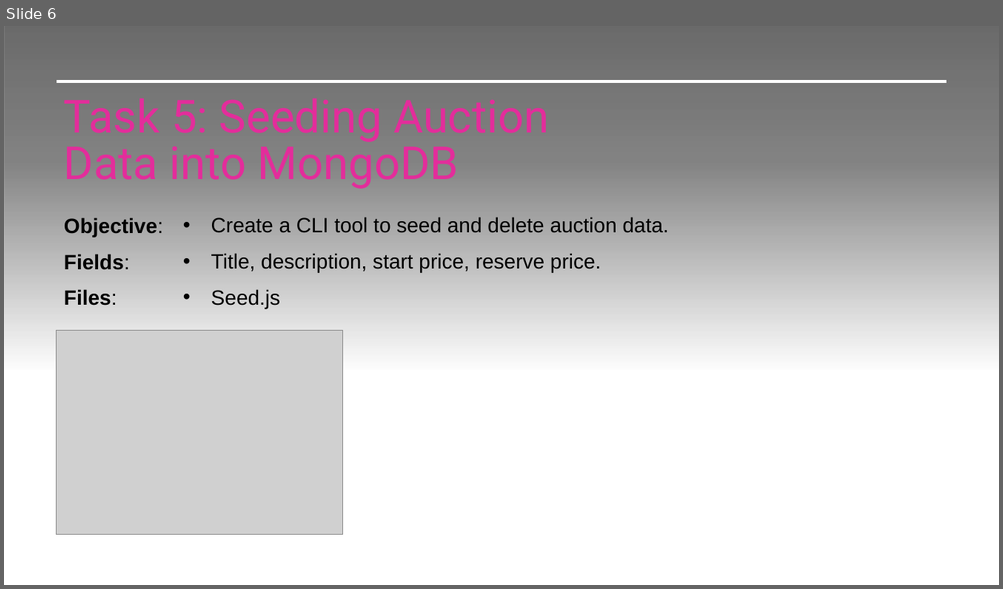
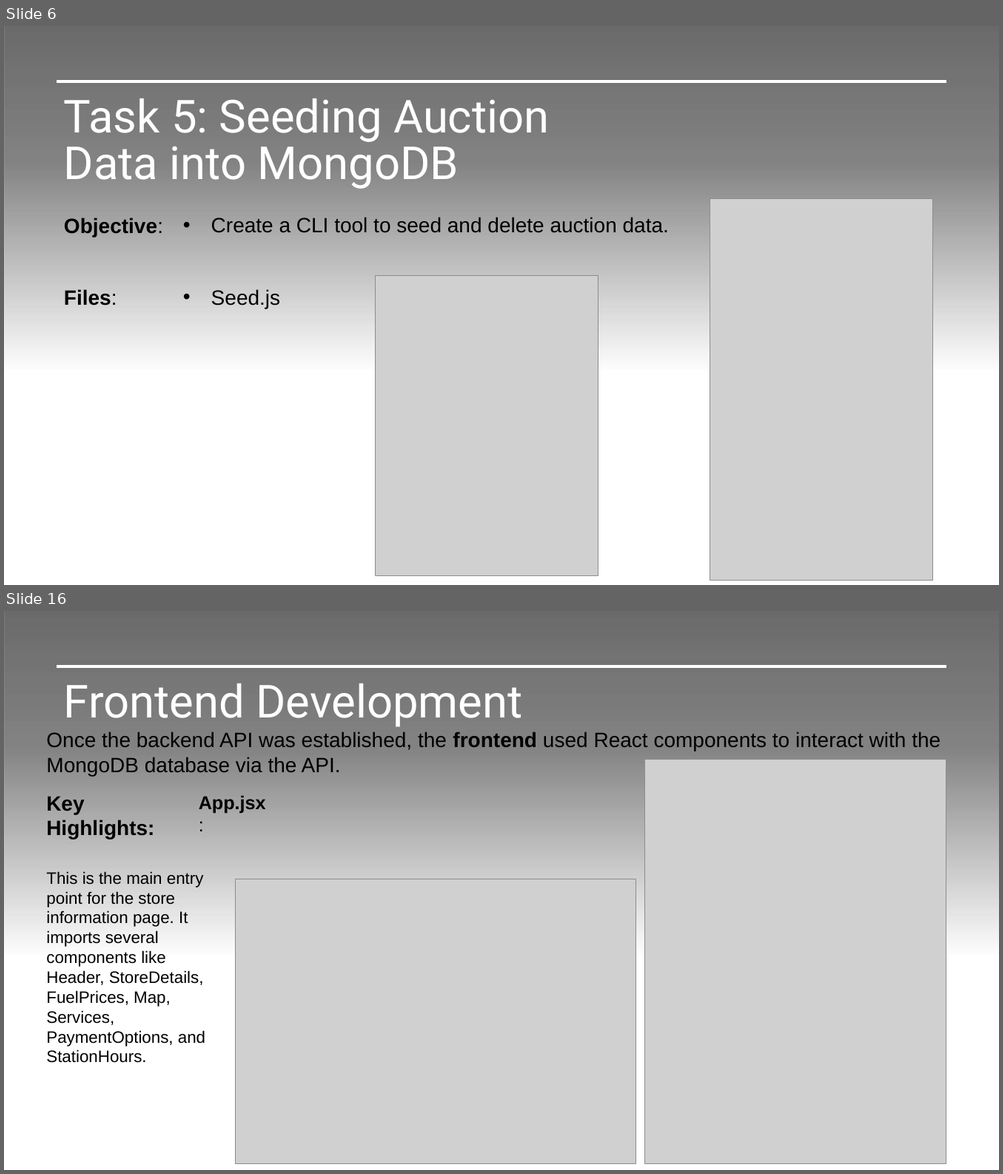
Before and after one commit to jvmacuto/mission-05-z-energy, a slide deck: Documents/Mission 5.pptx. Shown one above the other, each under a label of ours: slide 6 before the commit, slides 6 and 16 after it; the slides between them are not shown. The pictures are 1003x589 and 1003x1174 pixels, drawn with LibreOffice and Linux fonts; fonts in the diff are those of the drawing; grey boxes stand for pictures; background and template pictures are left out. Boxes give left, top, right and bottom in pixels: in the first picture for what was removed or moved away, otherwise in the second. Text is boxed around its words. In the diff, an @@ line names an element or a change of style, - is before the commit and + after.

```diff
--- a/Documents/Mission 5.pptx
+++ b/Documents/Mission 5.pptx
@@ slide 16 added at [4, 611, 999, 1170], background picture (left out) @@
@@ rectangle added at [4, 611, 999, 967], fill gradient #000000 @@
@@ line added from (57, 667) to (946, 667), #FFFFFF 3 pt @@
@@ title added at [64, 684, 522, 727], 44 pt, text #FFFFFF @@
+Frontend Development
@@ text added at [46, 732, 940, 776], 20 pt, text #000000 @@
+Once the backend API was established, the frontend used React components to interact with the MongoDB database via the API.
@@ picture added at [644, 760, 946, 1165] @@
@@ text added at [46, 796, 154, 840], 20 pt, text #000000, bold @@
+Key Highlights:
@@ text added at [199, 795, 266, 813], 18 pt, text #000000, bold @@
+App.jsx:
@@ text added at [46, 871, 205, 1063], 16 pt, text #000000 @@
+This is the main entry point for the store information page. It imports several components like Header, StoreDetails, FuelPrices, Map, Services, PaymentOptions, and StationHours.
@@ picture added at [236, 879, 636, 1165] @@
@@ line added from (57, 1126) to (946, 1126), #FFFFFF 0.5 pt @@
@@ slide 6 changed as well @@
@@ title "Task 5: Seeding Auction Data ..." at [64, 99, 549, 189]: text colour #E32D9B to #FFFFFF @@
@@ picture added at [710, 199, 933, 581] @@
@@ text removed at [64, 254, 130, 270] @@
-Fields:
@@ text removed at [211, 253, 601, 273] @@
-• Title, description, start price, reserve price.
@@ picture added at [375, 276, 599, 577] @@
@@ picture removed at [57, 330, 343, 535] @@
```
Also in this commit, not shown: 6 other slides changed, 14 other slides added.
